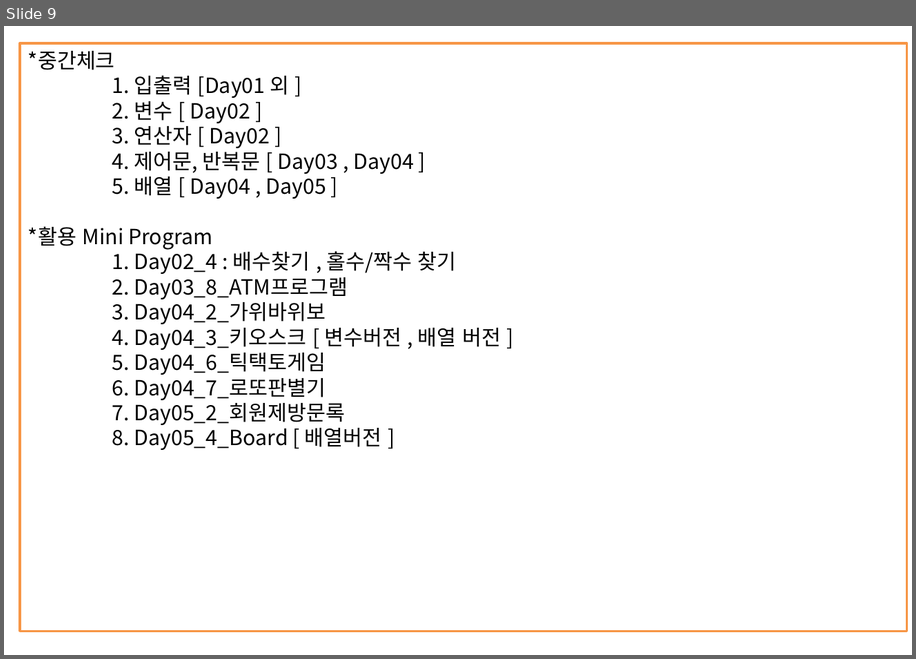
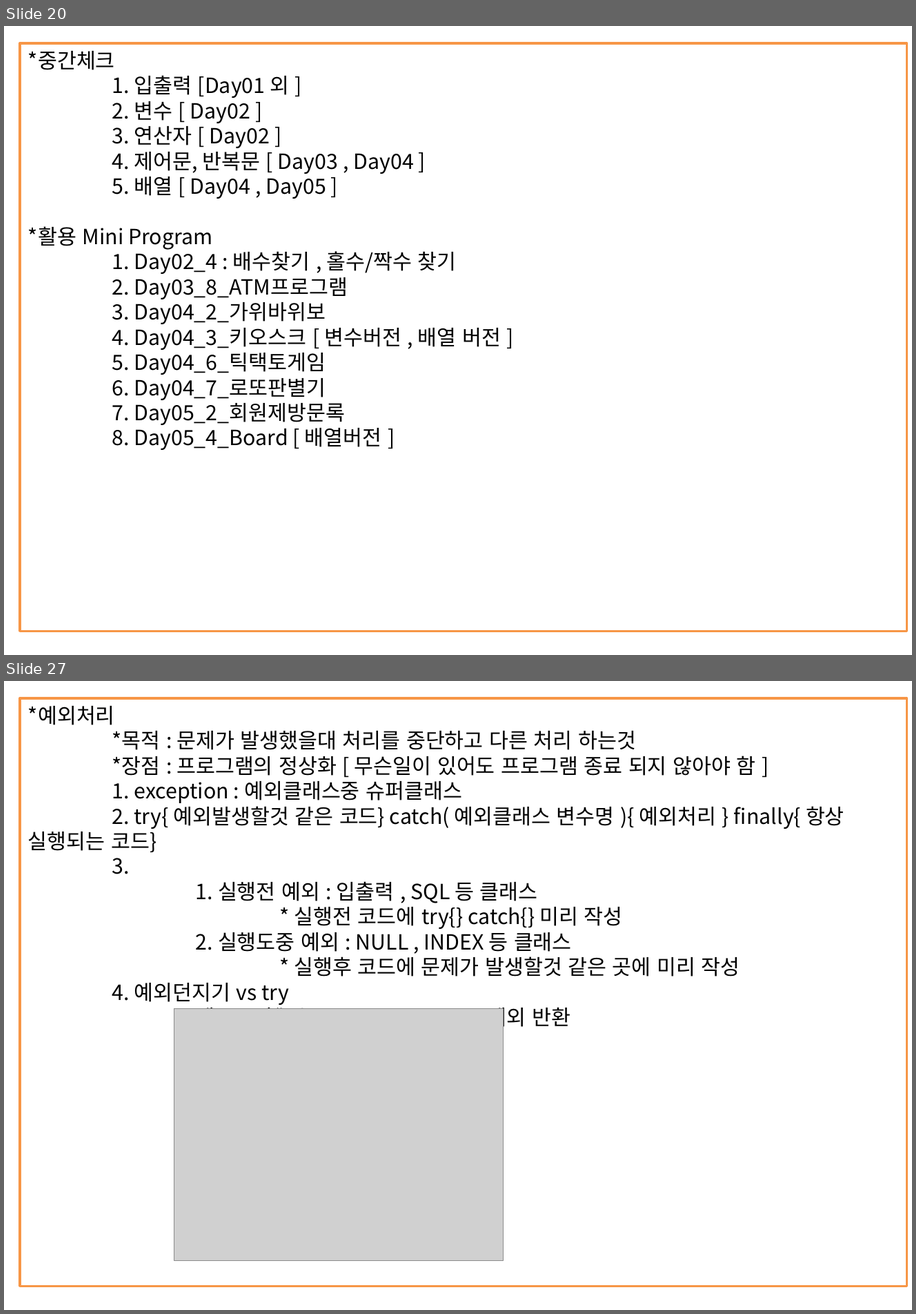
Before and after one commit to kth0027/ezen_kth, a slide deck: Study_Revise/JAVA-PPT/JAVA정리.pptx. Shown one above the other, each under a label of ours: slide 9 before the commit, slides 20 and 27 after it; the slides between them are not shown. The pictures are 916x659 and 916x1314 pixels, drawn with LibreOffice and Linux fonts; fonts in the diff are those of the drawing; grey boxes stand for pictures. Boxes give left, top, right and bottom in pixels: in the first picture for what was removed or moved away, otherwise in the second. Text is boxed around its words. In the diff, an @@ line names an element or a change of style, - is before the commit and + after.

```diff
--- a/Study_Revise/JAVA-PPT/JAVA정리.pptx
+++ b/Study_Revise/JAVA-PPT/JAVA정리.pptx
@@ slide 27 added at bbox=[4, 681, 912, 1310], background #FFFFFF @@
@@ rectangle added at bbox=[20, 699, 907, 1286], outline #F79646 2 pt, 18 pt, text #000000 @@
+*예외처리
+*목적 : 문제가 발생했을대 처리를 중단하고 다른 처리 하는것
+*장점 : 프로그램의 정상화 [ 무슨일이 있어도 프로그램 종료 되지 않아야 함 ]
+1. exception : 예외클래스중 슈퍼클래스
+2. try{ 예외발생할것 같은 코드} catch( 예외클래스 변수명 ){ 예외처리 } finally{ 항상 실행되는 코드}
+3.
+1. 실행전 예외 : 입출력 , SQL 등 클래스
+* 실행전 코드에 try{} catch{} 미리 작성
+2. 실행도중 예외 : NULL , INDEX 등 클래스
+* 실행후 코드에 문제가 발생할것 같은 곳에 미리 작성
+4. 예외던지기 vs try
+메소드명() throws Exception -> 예외 반환
@@ picture added at bbox=[174, 1009, 504, 1261] @@
@@ what was slide 9 is now slide 20 @@
```
Also in this commit, not shown: 3 slides changed, 27 other slides added, 9 other files.
